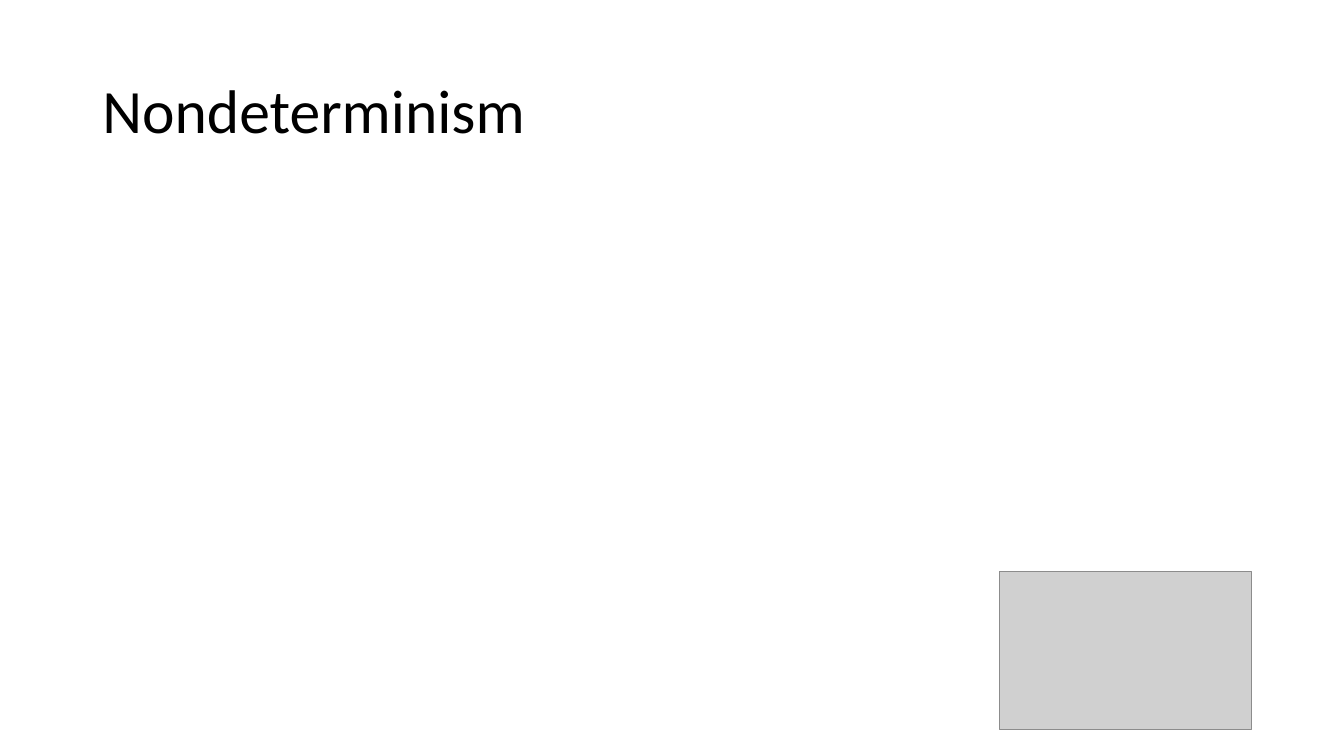
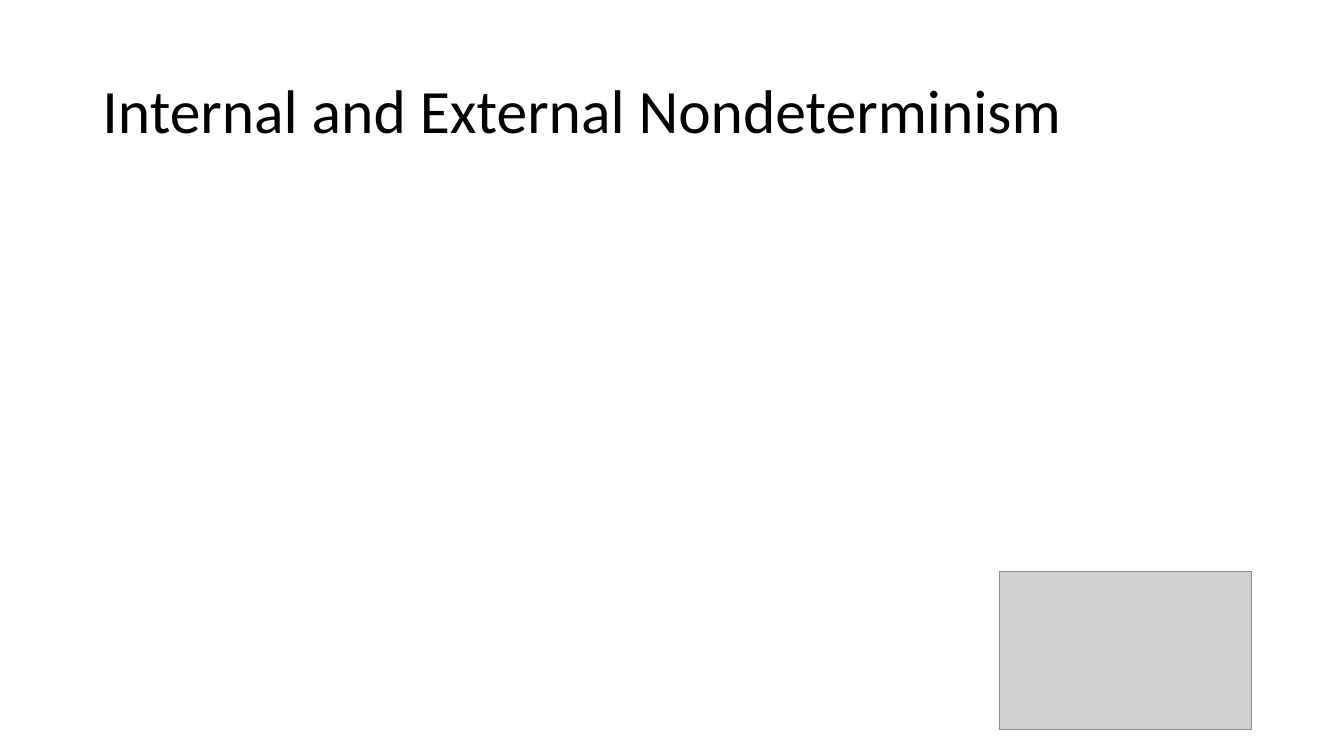
Before and after one commit to sayanmitracode/cpsbooksite, a slide deck: slide 24 of Slides/2025/L2_ModelingComputation.pptx. Drawn at 1344x756 pixels with LibreOffice and Linux fonts; fonts in the diff are those of the drawing; grey boxes stand for pictures. Boxes give left, top, right and bottom in pixels: in the first picture for what was removed or moved away, otherwise in the second. Text is boxed around its words. In the diff, an @@ line names an element or a change of style, - is before the commit and + after.

```diff
--- a/Slides/2025/L2_ModelingComputation.pptx
+++ b/Slides/2025/L2_ModelingComputation.pptx
@@ title at (102, 90, 1061, 134): text changed @@
-Nondeterminism
+Internal and External Nondeterminism
```
Also in this commit, not shown: 4 other files.
